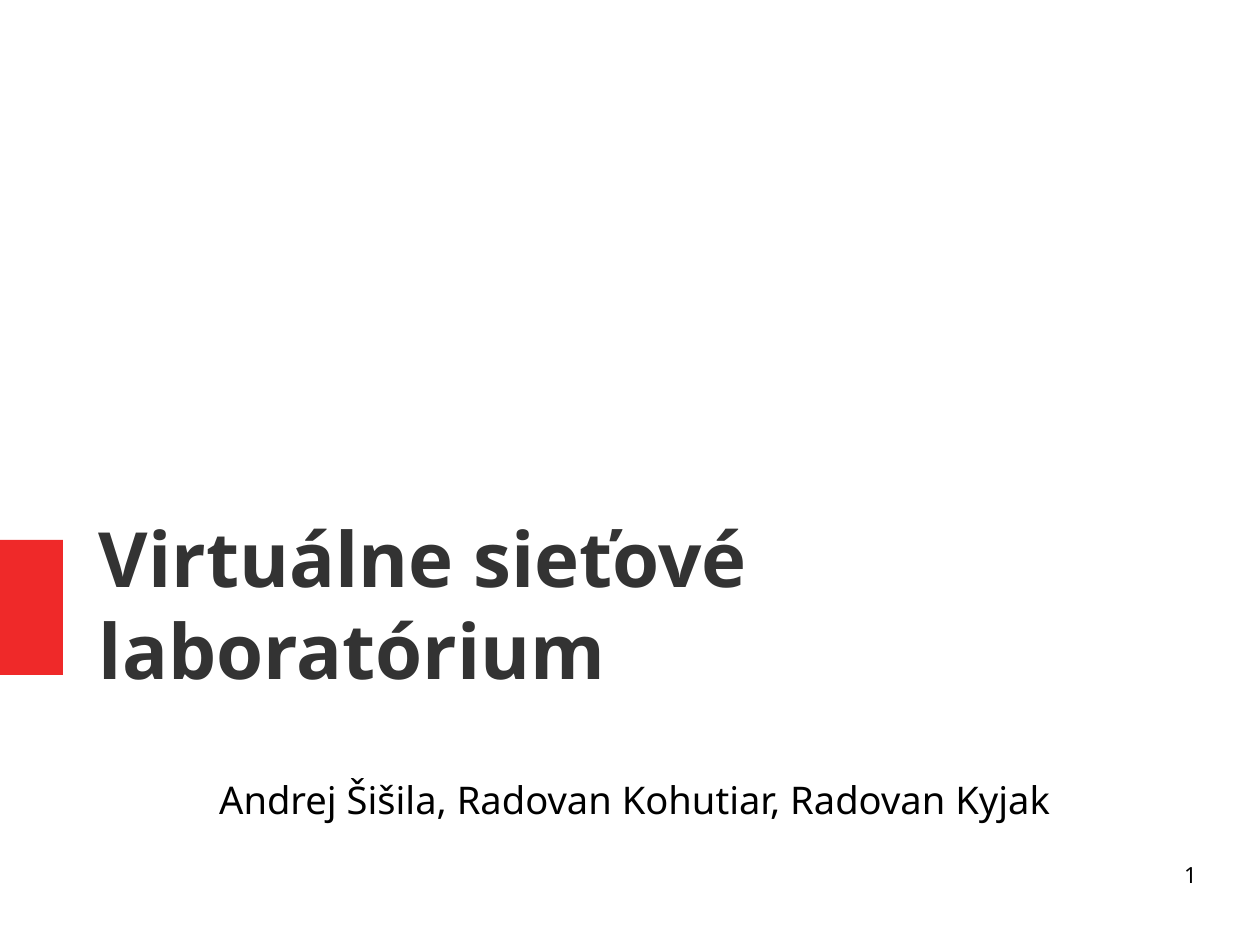
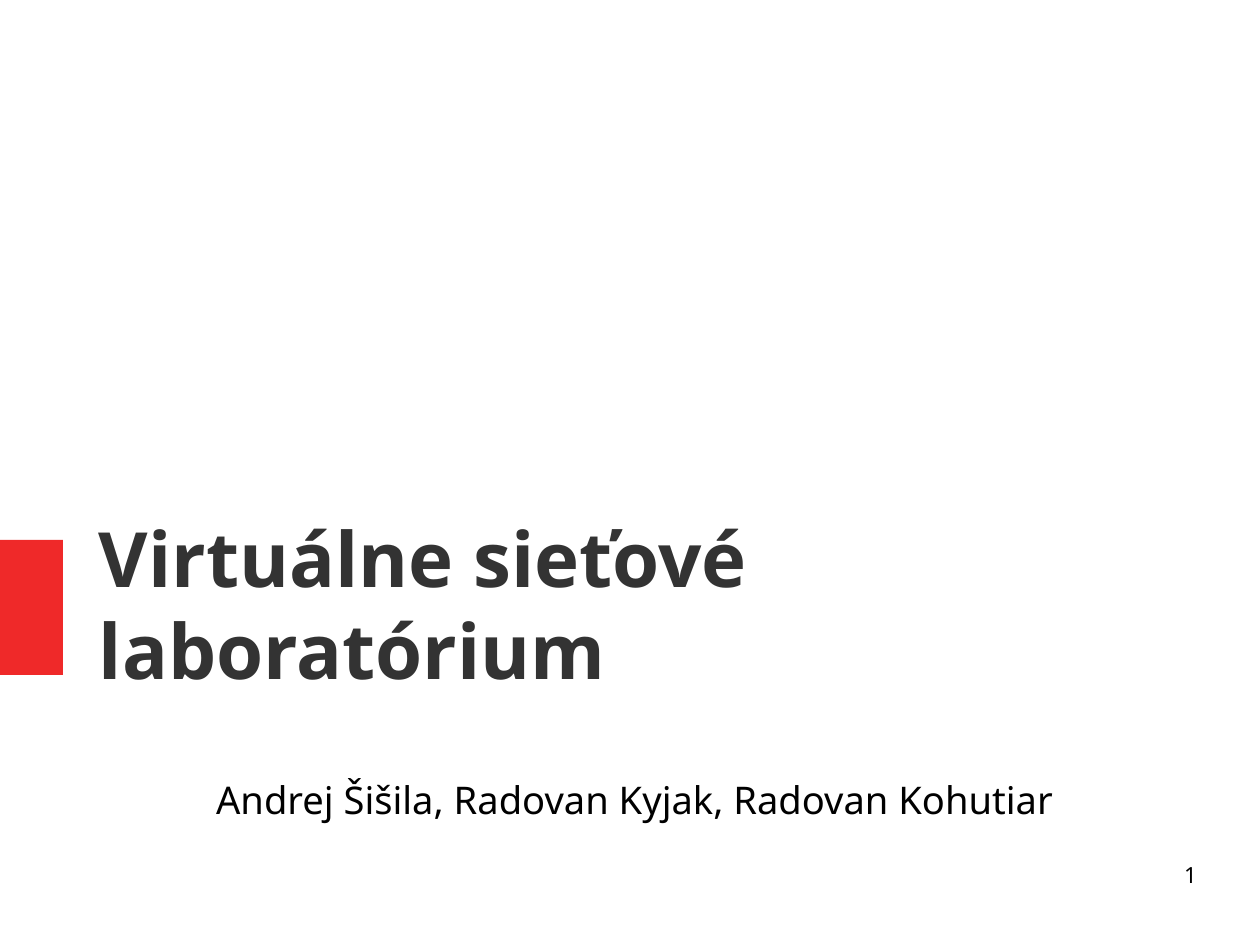
Before and after one commit to kyberdrb/Ing_Projekt-Virtualne_sietove_laboratoria, a slide deck: slide 1 of sisila_panel_story_prezentacia.odp. Drawn at 1260x945 pixels with LibreOffice and Linux fonts; fonts in the diff are those of the drawing. Boxes give left, top, right and bottom in pixels: in the first picture for what was removed or moved away, otherwise in the second. Text is boxed around its words. In the diff, an @@ line names an element or a change of style, - is before the commit and + after.

```diff
--- a/sisila_panel_story_prezentacia.odp
+++ b/sisila_panel_story_prezentacia.odp
@@ subtitle at box(216, 779, 1052, 823): text changed @@
-Andrej Šišila, Radovan Kohutiar, Radovan Kyjak
+Andrej Šišila, Radovan Kyjak, Radovan Kohutiar
```
Also in this commit, not shown: 2 other slides changed, 2 slides added, 2 other files.
